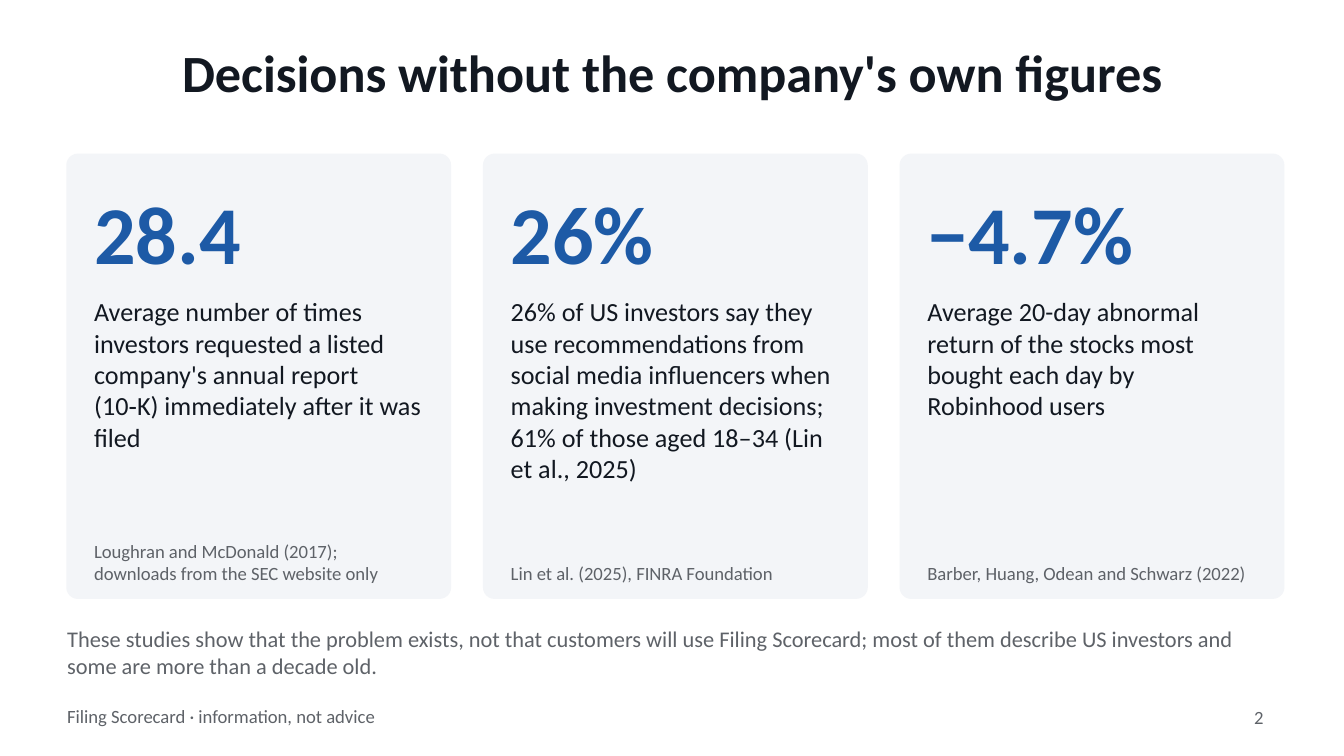
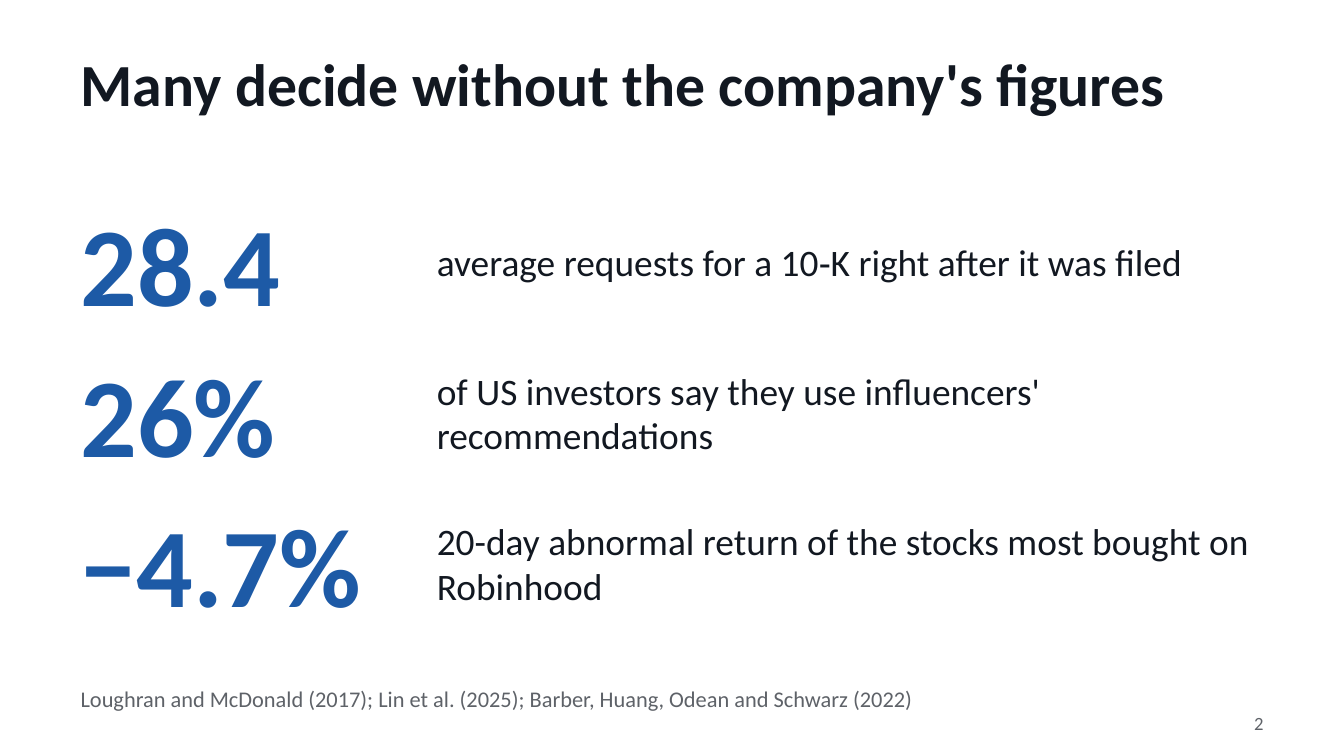
Before and after one commit to BossToGo/filing-scorecard, a slide deck: slide 2 of docs/slides/filing-scorecard.pptx. Drawn at 1344x756 pixels with LibreOffice and Linux fonts; fonts in the diff are those of the drawing. Boxes give left, top, right and bottom in pixels: in the first picture for what was removed or moved away, otherwise in the second. Text is boxed around its words. In the diff, an @@ line names an element or a change of style, - is before the commit and + after.

```diff
--- a/docs/slides/filing-scorecard.pptx
+++ b/docs/slides/filing-scorecard.pptx
@@ title at (81, 64, 1164, 116): text changed; size 28 to 32 pt @@
-Decisions without the company's own figures
+Many decide without the company's figures
@@ rounded rectangle removed at (67, 155, 450, 598) @@
@@ rounded rectangle removed at (484, 155, 867, 598) @@
@@ rounded rectangle removed at (900, 155, 1284, 598) @@
@@ text "28.4": place and size @@
-text "28.4" at (94, 207, 241, 265)
+text "28.4" at (81, 228, 281, 307)
@@ text added at (437, 250, 1182, 283), 20 pt, text #121821 @@
+average requests for a 10‑K right after it was filed
@@ text removed at (94, 303, 421, 447) @@
-Average number of times investors requested a listed company's annual report (10‑K) immediately after it was filed
@@ text "26%": place and size @@
-text "26%" at (511, 207, 654, 265)
+text "26%" at (81, 379, 276, 458)
@@ text added at (437, 379, 1040, 450), 20 pt, text #121821 @@
+of US investors say they use influencers' recommendations
@@ size 44 to 60 pt in 3 elements at (81, 228, 281, 307), (81, 379, 276, 458), (81, 529, 362, 608) @@
@@ text "−4.7%": place and size @@
-text "−4.7%" at (927, 207, 1133, 265)
+text "−4.7%" at (81, 529, 362, 608)
@@ text "20-day abnormal return of the ..." at (437, 529, 1248, 601): vertical alignment top to middle @@
@@ text at (437, 529, 1248, 601): text changed; size 14 to 20 pt @@
-Average 20-day abnormal return of the stocks most bought each day by Robinhood users
+20-day abnormal return of the stocks most bought on Robinhood
@@ text removed at (94, 544, 378, 583) @@
-Loughran and McDonald (2017); downloads from the SEC website only
@@ text removed at (511, 566, 772, 583) @@
-Lin et al. (2025), FINRA Foundation
@@ text removed at (927, 566, 1245, 583) @@
-Barber, Huang, Odean and Schwarz (2022)
@@ text removed at (67, 631, 1232, 674) @@
-These studies show that the problem exists, not that customers will use Filing Scorecard; most of them describe US investors and some are more than a decade old.
@@ text "Loughran and McDonald (2017); Lin ..." at (81, 691, 912, 711): vertical alignment top to bottom @@
@@ text removed at (67, 710, 374, 726) @@
-Filing Scorecard · information, not advice
@@ text at (81, 691, 912, 711): text changed; size 14 to 12 pt; text colour #121821 to #5E6268 @@
-26% of US investors say they use recommendations from social media influencers when making investment decisions; 61% of those aged 18–34 (Lin et al., 2025)
+Loughran and McDonald (2017); Lin et al. (2025); Barber, Huang, Odean and Schwarz (2022)
@@ page number: place and size @@
-page number at (1254, 712, 1263, 724)
+page number at (1254, 718, 1263, 730)
```
Also in this commit, not shown: 4 other slides changed, 6 slides added, 5 slides removed, 3 other files.
